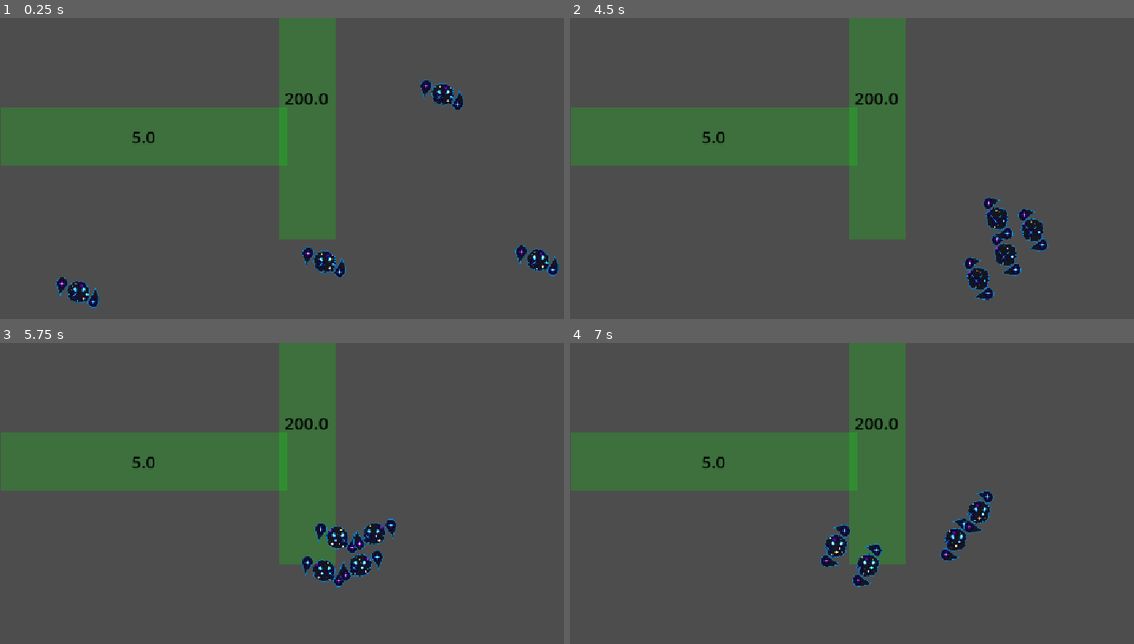
Above: before the commit, frames 1-4 (two rows, left to right).
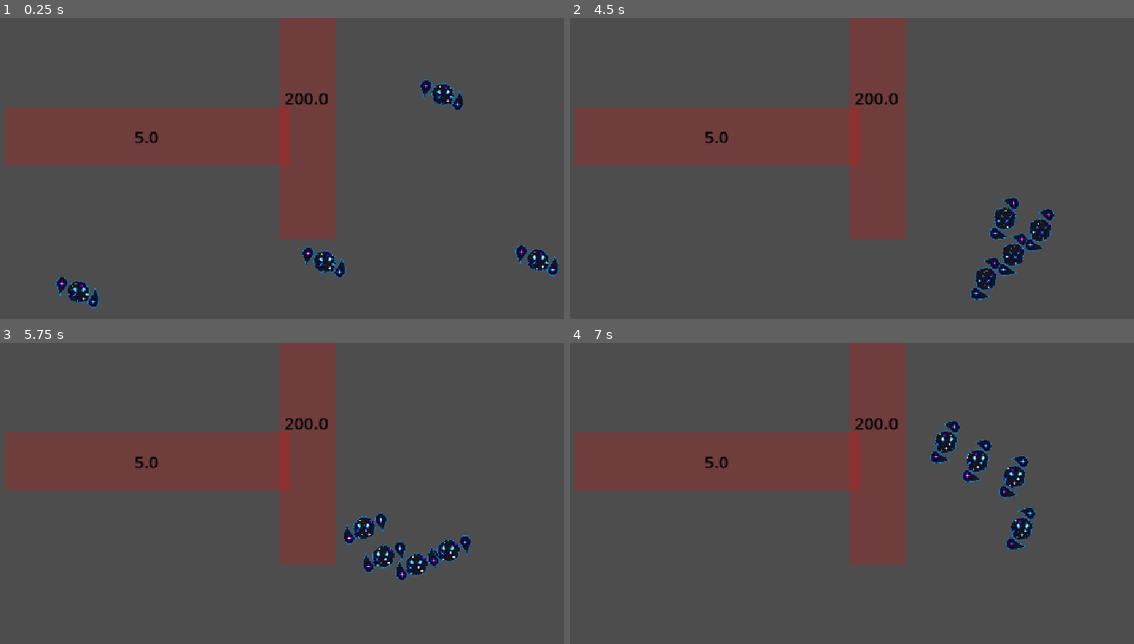
Above: after the commit, the same moments.

Repository: PacketLoss10/AI-for-Games
Game: Godot game, scene res://pathfinding_test.tscn
The game is run twice, just before and just after one commit, with the same random seed, the same clock (stepped at 60 frames per second) and the same inputs.
Inputs (mouse positions are in pixels of both pictures, inside the frame that each line leads up to):
- Up to frame 1 (0.25 s): no input
- Up to frame 2 (4.5 s): move the mouse to (1043, 183) at 0.52 s; click (1043, 183) at 0.67 s; move the mouse to (767, 219) at 1.27 s; click (767, 219) at 1.42 s; move the mouse to (964, 120) at 2.02 s; click (964, 120) at 2.17 s; move the mouse to (863, 276) at 2.77 s; click (863, 276) at 2.92 s; move the mouse to (1094, 258) at 3.52 s; click (1094, 258) at 3.67 s; move the mouse to (699, 147) at 4.27 s; click (699, 147) at 4.42 s
- Up to frame 3 (5.75 s): move the mouse to (360, 526) at 5.02 s; click (360, 526) at 5.17 s
- Up to frame 4 (7 s): move the mouse to (801, 436) at 5.77 s; click (801, 436) at 5.92 s; move the mouse to (1043, 508) at 6.52 s; click (1043, 508) at 6.67 s

The runs differ from the first frame. In frame 1, 17% of the frame differs, in the area x 0-60%, y 0-74%; in frame 2, 19%; in frame 3, 19%; in frame 4, 20%, in the area x 0-83%, y 0-82%.

Commit message:
state machine basic architecture

Diff:
--- a/ai-for-games-project/CostArea.tscn
+++ b/ai-for-games-project/CostArea.tscn
@@ -3,7 +3,7 @@
 [ext_resource type="Script" uid="uid://boejc1x8w6y4q" path="res://cost_area.gd" id="1_oygwt"]
 
 [sub_resource type="RectangleShape2D" id="RectangleShape2D_oygwt"]
-size = Vector2(2000, 100)
+size = Vector2(100, 100)
 
 [sub_resource type="LabelSettings" id="LabelSettings_oygwt"]
 font_size = 30
@@ -11,7 +11,6 @@
 
 [node name="CostArea" type="Node2D" unique_id=1229141042]
 script = ExtResource("1_oygwt")
-_visible = null
 
 [node name="Area" type="Area2D" parent="." unique_id=1599663364]
 
@@ -20,6 +19,10 @@
 debug_color = Color(0, 1, 0, 0.2)
 
 [node name="ColorRect" type="ColorRect" parent="Area" unique_id=1089650959]
+offset_left = -50.0
+offset_top = -50.0
+offset_right = 50.0
+offset_bottom = 50.0
 color = Color(0, 1, 0, 0.2)
 
 [node name="Label" type="Label" parent="." unique_id=1543906970]
--- /dev/null
+++ b/ai-for-games-project/enemy_state.gd
@@ -0,0 +1,7 @@
+@abstract class_name EnemyState
+
+var transitions: Array[Callable]
+
+@abstract func on_enter_state() -> void
+@abstract func on_exit_state() -> void
+@abstract func process_state(delta: float) -> void
--- /dev/null
+++ b/ai-for-games-project/enemy_state_machine.gd
@@ -0,0 +1,19 @@
+class_name EnemyStateMachine
+
+var currentState: EnemyState = null
+
+func _process(delta: float) -> void:
+	if currentState == null:
+		return
+
+	currentState.process_state(delta)
+
+	# either program state transitions in here, e.g if currentState.type == Idle and player_in_line_of_sight() == true, then change_state(AttackState)
+	# OR withing each of your own states, created a set of functions that return bools, and run each of them in here. if any return true, switch to the state corresponding to that function
+	# e.g
+	# (situation where currentState is Idle)
+	# currentState.check_transitions()
+	# and inside check_transitions():
+	# for each transition in transitions:
+	# if transition() == true:
+	# then emit signal transition_to(state)
--- /dev/null
+++ b/ai-for-games-project/idle_state.gd
@@ -0,0 +1,24 @@
+class_name EnemyIdleState
+extends EnemyState
+
+func transition_to_attack() -> bool:
+	#
+
+func on_enter_state() -> void:
+	# velocity = 0
+	# or
+	# clear path
+	pass
+
+
+func on_exit_state() -> void:
+	pass
+
+
+func process_state(delta: float) -> void:
+	# wait two seconds
+	# move to random location
+	pass
+
+func _ready():
+	transitions.push_back(transition_to_attack)
--- a/ai-for-games-project/pathfinding_test.tscn
+++ b/ai-for-games-project/pathfinding_test.tscn
@@ -10,16 +10,16 @@
 [node name="Environment" type="Node2D" parent="." unique_id=1793068612]
 
 [node name="Area1" parent="Environment" unique_id=1229141042 instance=ExtResource("1_jcjpg")]
-position = Vector2(253, 208)
+position = Vector2(258, 208)
+_blocking = true
 _cost = 5.0
 _size = Vector2(500, 100)
-_visible = true
 
 [node name="Area2" parent="Environment" unique_id=1129500575 instance=ExtResource("1_jcjpg")]
 position = Vector2(538, 140)
+_blocking = true
 _cost = 200.0
 _size = Vector2(100, 500)
-_visible = true
 
 [node name="Enemies" type="Node2D" parent="." unique_id=917330937]
 
Not shown, added: ai-for-games-project/enemy_state.gd.uid
Not shown, added: ai-for-games-project/enemy_state_machine.gd.uid
Not shown, added: ai-for-games-project/idle_state.gd.uid
